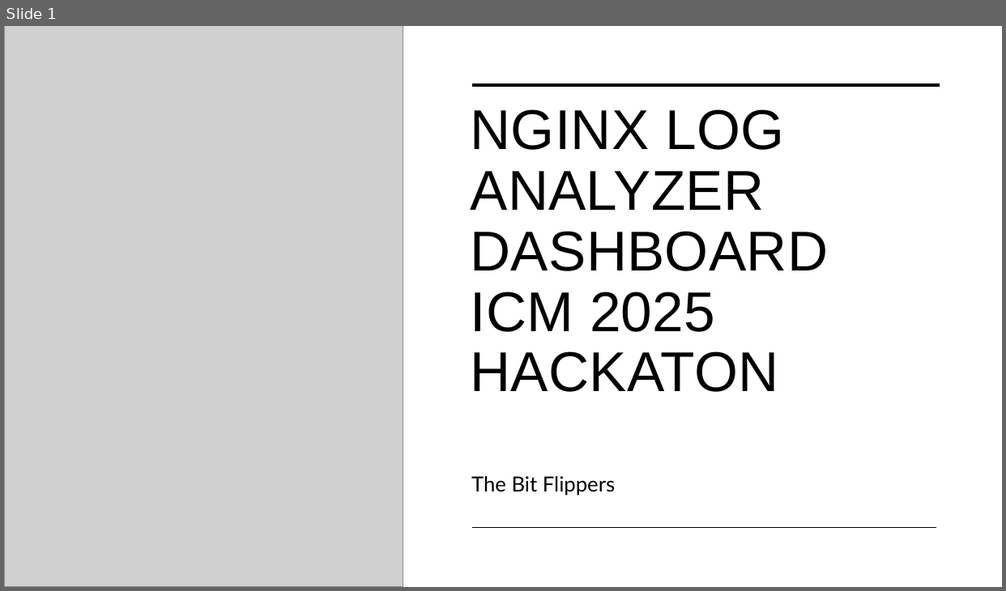
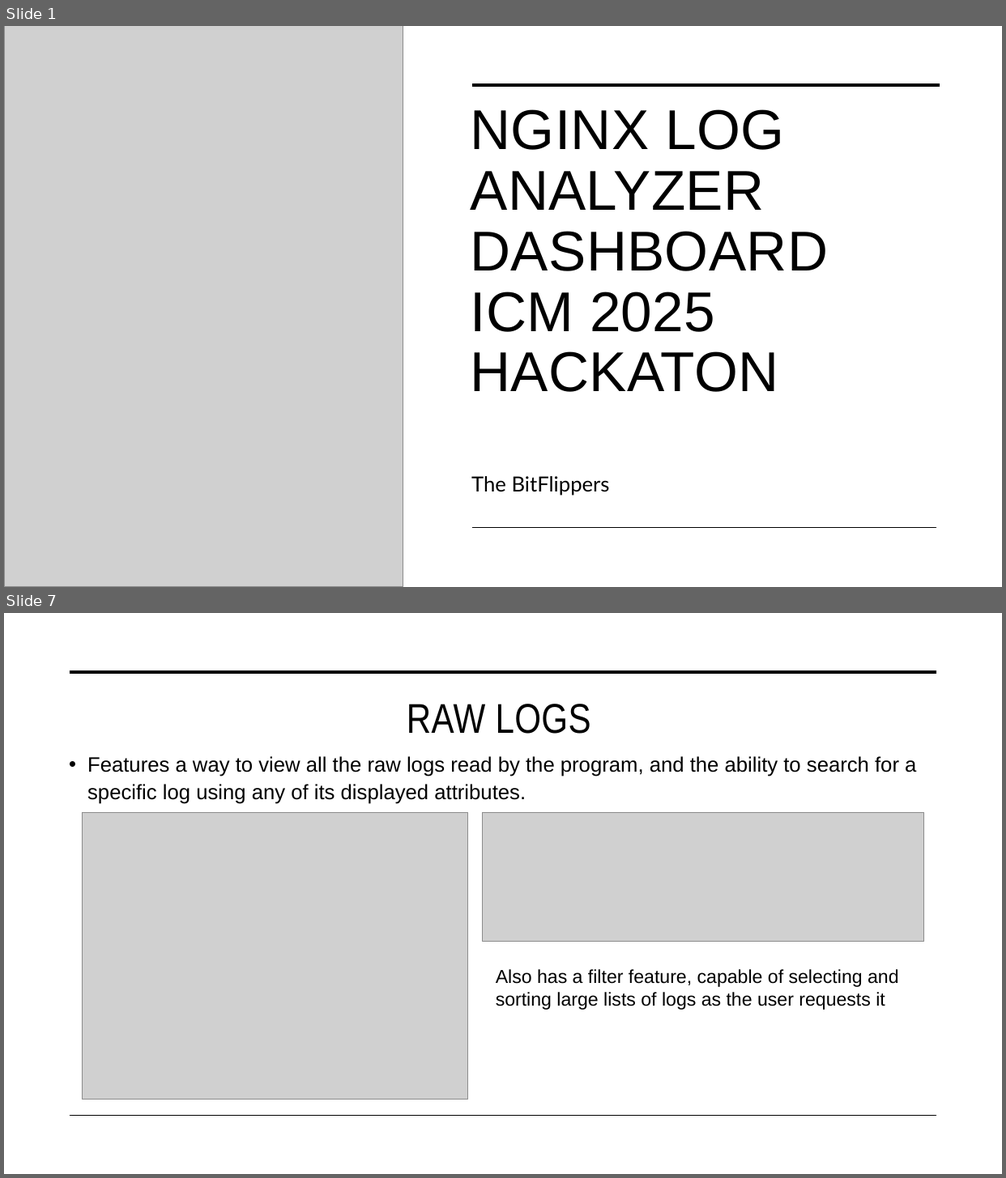
Before and after one commit to MykolaVaskevych/ICM_2025_HACKATON, a slide deck: NGINX Log Analyzer Dashboard.pptm. Shown one above the other, each under a label of ours: slide 1 before the commit, slides 1 and 7 after it; the slides between them are not shown. The pictures are 1006x591 and 1006x1178 pixels, drawn with LibreOffice and Linux fonts; fonts in the diff are those of the drawing; grey boxes stand for pictures. Boxes give left, top, right and bottom in pixels: in the first picture for what was removed or moved away, otherwise in the second. Text is boxed around its words. In the diff, an @@ line names an element or a change of style, - is before the commit and + after.

```diff
--- a/NGINX Log Analyzer Dashboard.pptm
+++ b/NGINX Log Analyzer Dashboard.pptm
@@ slide 7 added at (4,613,1002,1174), background #FFFFFF @@
@@ line added from (70, 672) to (937, 672), #000000 3.5 pt @@
@@ title added at (407,704,591,734), 40 pt, text #000000 @@
+RAW LOGS
@@ text added at (87,756,916,804), 20 pt, text #000000 @@
+• Features a way to view all the raw logs read by the program, and the ability to search for a specific log using any of its displayed attributes.
@@ picture added at (82,812,468,1100) @@
@@ picture added at (483,812,924,942) @@
@@ text added at (496,969,899,1010), 18 pt, text #000000 @@
+Also has a filter feature, capable of selecting and sorting large lists of logs as the user requests it
@@ line added from (70, 1116) to (937, 1116), #000000 1 pt @@
@@ slide 1 changed as well @@
@@ subtitle at (471,476,610,496): spaces changed @@
-The Bit Flippers
+The BitFlippers
```
Also in this commit, not shown: 3 other slides changed, 3 other slides added, 3 slides removed.
